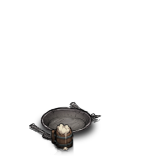
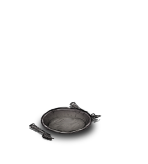
Two versions of the same layered image (w=148, h=164). Layer-by-layer changes:
hid group "Mug" (2 layers) over (48, 123, 74, 156)
